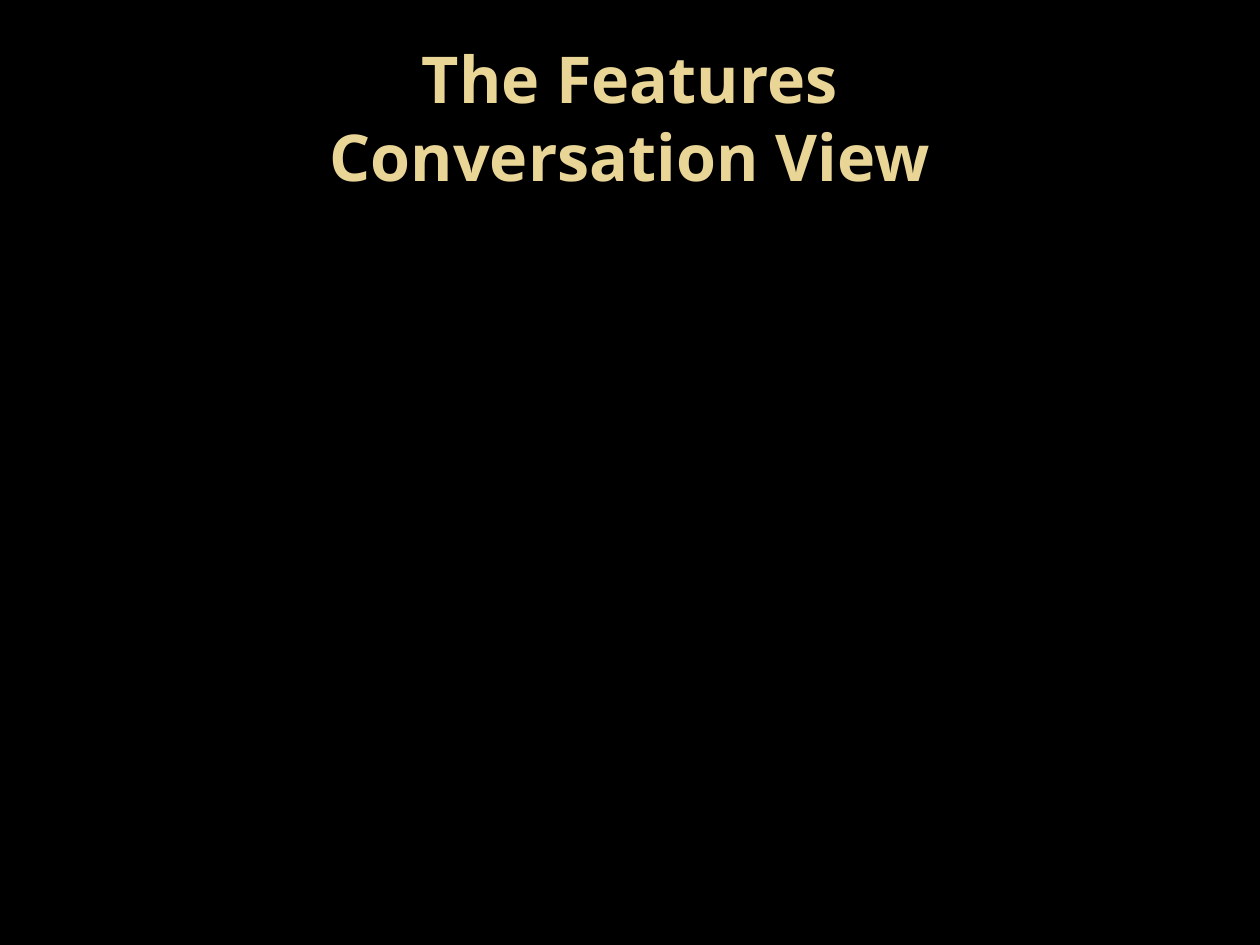
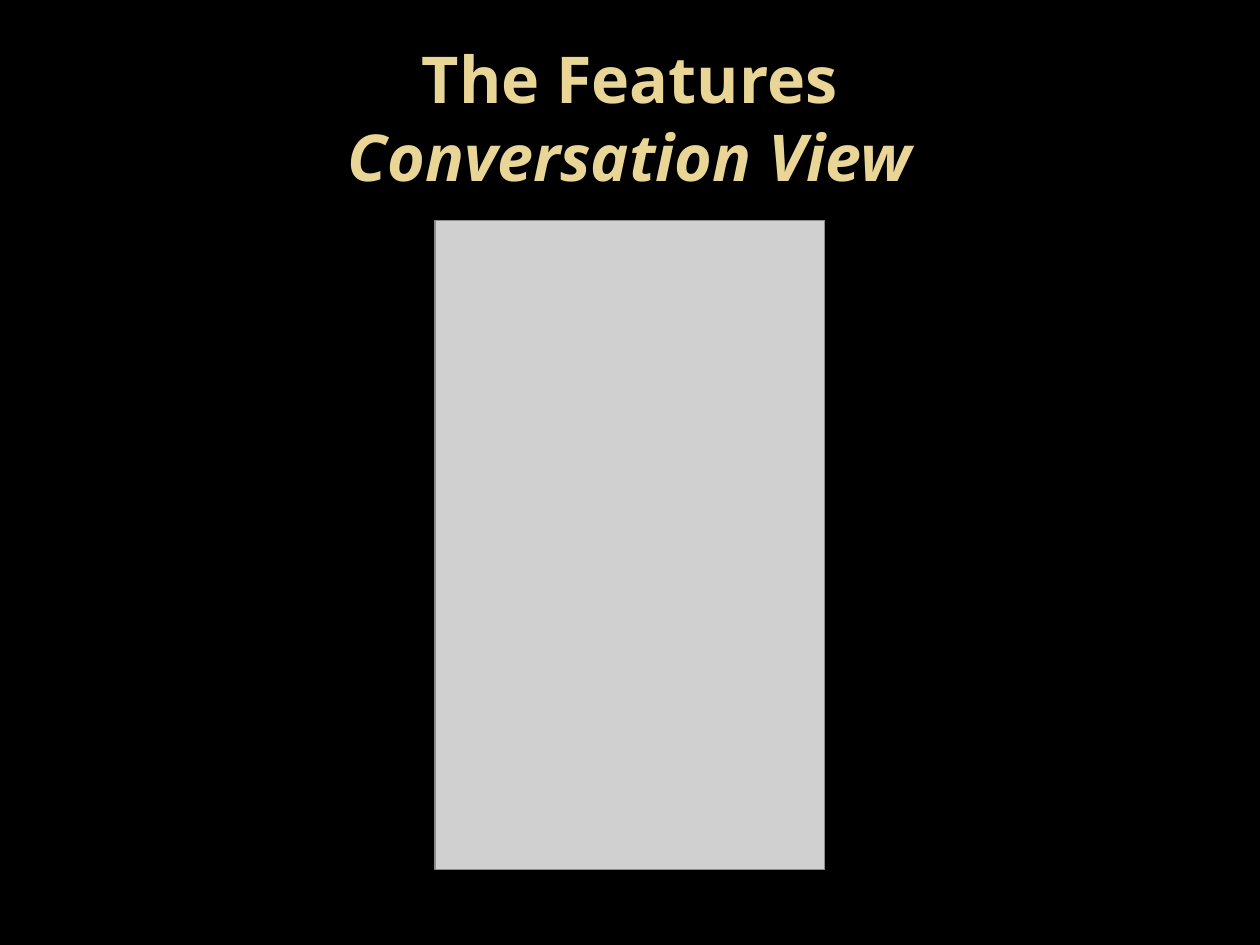
Before and after one commit to kbaileyky/CS5103-SMS, a slide deck: slide 6 of Documents/Presentation/CS5103 SMS MSGR .pptx (slide 7 before the commit). Drawn at 1260x945 pixels with LibreOffice and Linux fonts; fonts in the diff are those of the drawing; grey boxes stand for pictures; background and template pictures are left out. Boxes give left, top, right and bottom in pixels: in the first picture for what was removed or moved away, otherwise in the second. Text is boxed around its words. In the diff, an @@ line names an element or a change of style, - is before the commit and + after.

```diff
--- a/Documents/Presentation/CS5103 SMS MSGR .pptx
+++ b/Documents/Presentation/CS5103 SMS MSGR .pptx
@@ title "The Features Conversation View" at (x1=348, y1=54, x2=911, y2=182): italic on in "Conversation View" @@
@@ picture added at (x1=435, y1=220, x2=824, y2=869) @@
```
Also in this commit, not shown: 10 other slides changed, 4 slides added, 3 slides removed.
